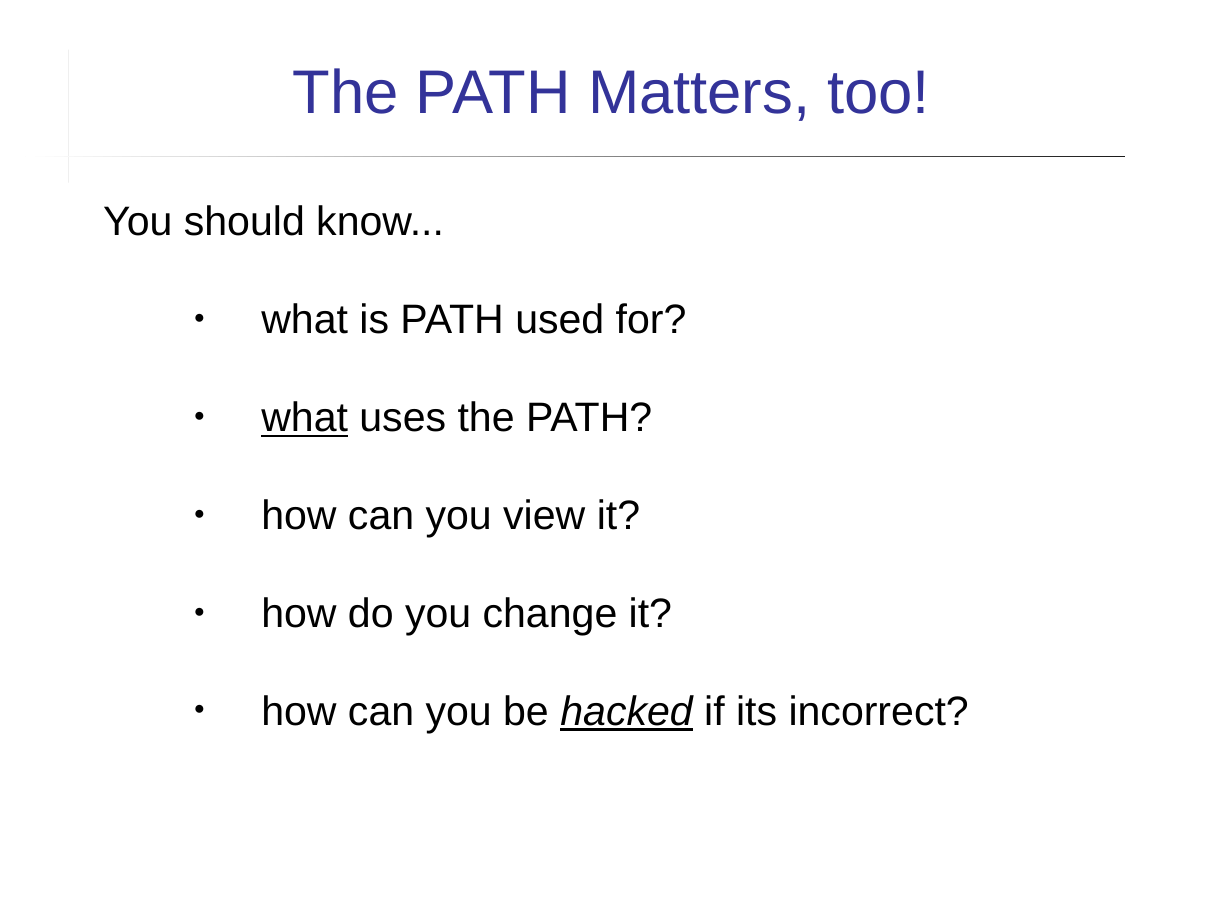
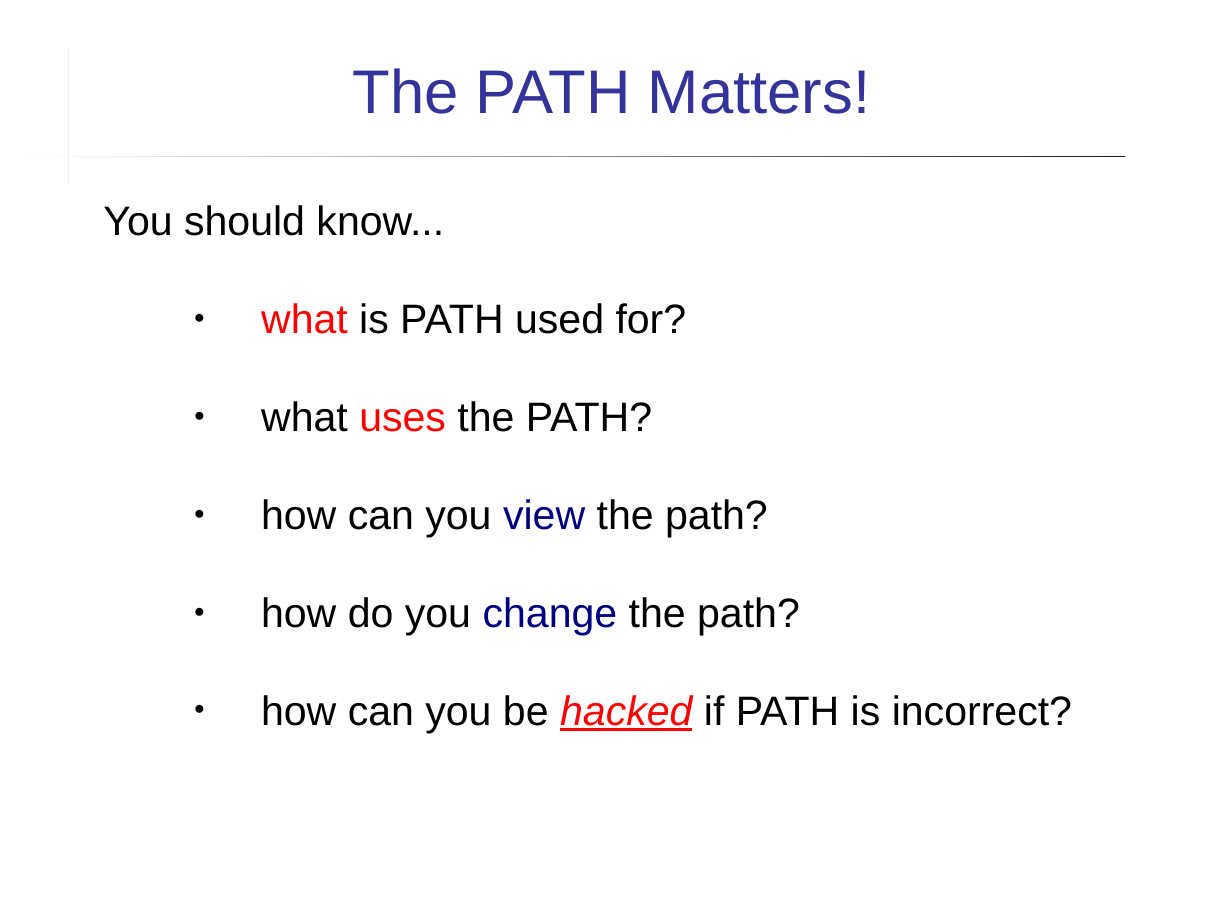
Before and after one commit to cpske/ISP, a slide deck: slide 5 of assignment/feedback/Quiz2-feedback.ppt. Drawn at 1232x924 pixels with LibreOffice and Linux fonts; fonts in the diff are those of the drawing. Boxes give left, top, right and bottom in pixels: in the first picture for what was removed or moved away, otherwise in the second. Text is boxed around its words. In the diff, an @@ line names an element or a change of style, - is before the commit and + after.

```diff
--- a/assignment/feedback/Quiz2-feedback.ppt
+++ b/assignment/feedback/Quiz2-feedback.ppt
@@ title at [353,68,870,114]: text changed @@
-The PATH Matters, too!
+The PATH Matters!
@@ text at [261,303,687,432]: text colour #000000 to #FF0000 in "what", "uses"; underline off in "what" @@
@@ text at [261,499,1072,733]: text changed @@
-  ● how can you view it?
-  ● how do you change it?
-  ● how can you be hacked if its incorrect?
+  ● how can you view the path?
+  ● how do you change the path?
+  ● how can you be hacked if PATH is incorrect?
```
Also in this commit, not shown: 10 other slides changed, 1 slide added, 3 other files.
